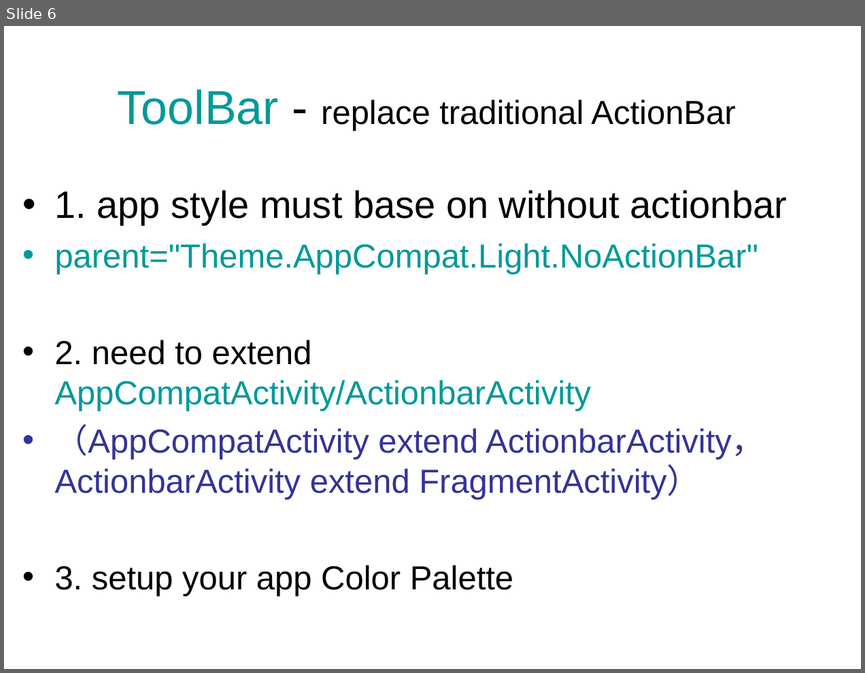
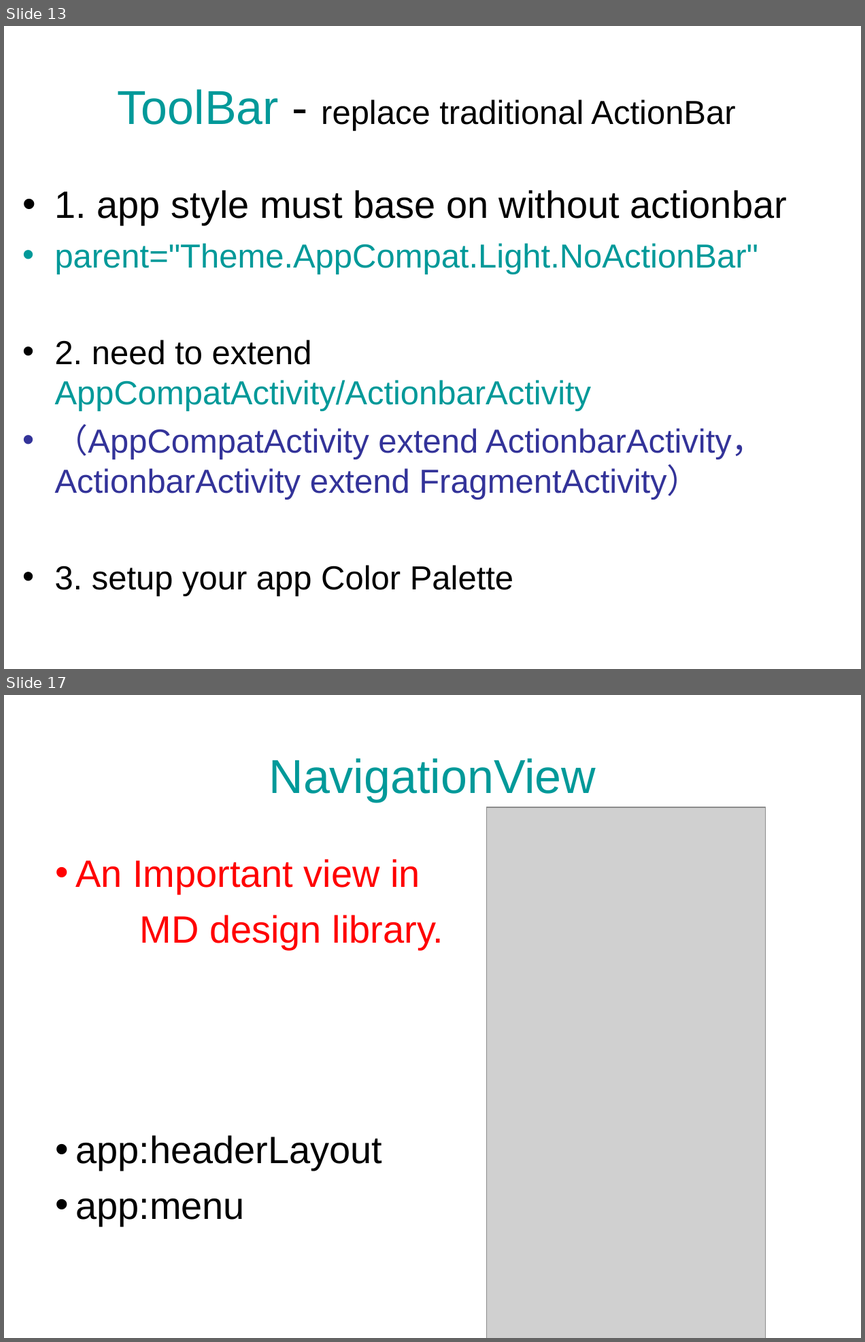
Before and after one commit to AlminChou/MaterialDemo, a slide deck: Material design.ppt. Shown one above the other, each under a label of ours: slide 6 before the commit, slides 13 and 17 after it; the slides between them are not shown. The pictures are 865x673 and 865x1342 pixels, drawn with LibreOffice and Linux fonts; fonts in the diff are those of the drawing; grey boxes stand for pictures. Boxes give left, top, right and bottom in pixels: in the first picture for what was removed or moved away, otherwise in the second. Text is boxed around its words. In the diff, an @@ line names an element or a change of style, - is before the commit and + after.

```diff
--- a/Material design.ppt
+++ b/Material design.ppt
@@ slide 17 added at <box>4,695,861,1338</box>, background #FFFFFF @@
@@ title added at <box>269,758,596,802</box>, 40 pt, text #009999 @@
+NavigationView
@@ picture added at <box>486,807,765,1338</box> @@
@@ text added at <box>75,859,444,1225</box>, 32 pt, text #FF0000 @@
+• An Important view in
+MD design library.
+• app:headerLayout
+• app:menu
@@ what was slide 6 is now slide 13 @@
```
Also in this commit, not shown: 3 slides changed, 19 other slides added, 2 slides removed, 17 other files.
